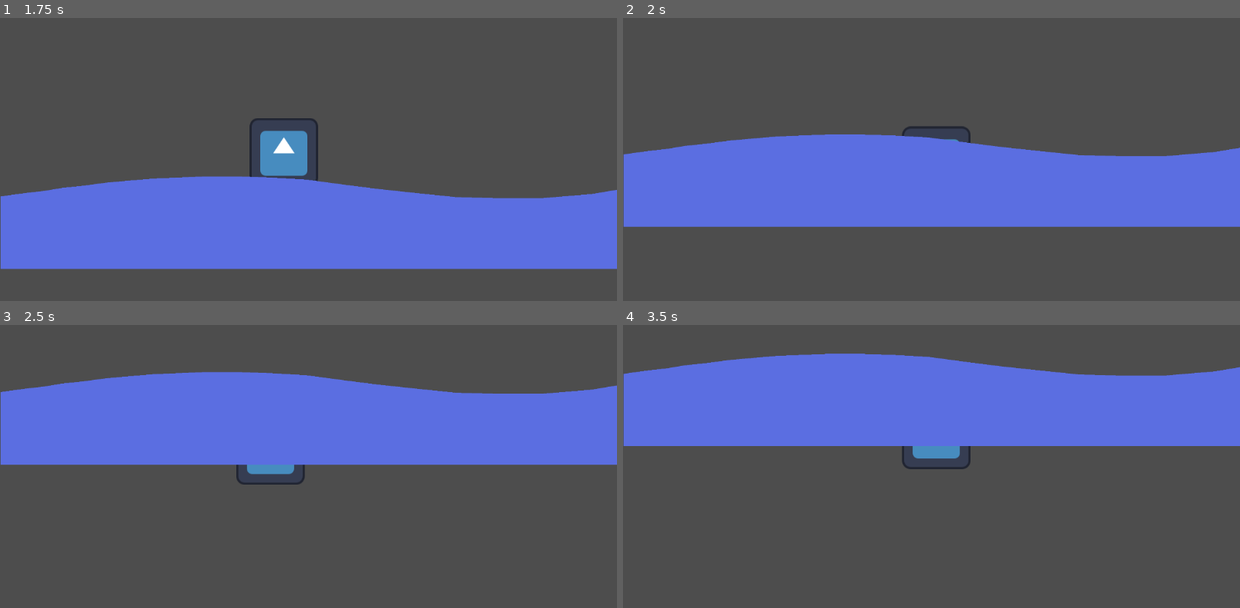
Above: before the commit, frames 1-4 (two rows, left to right).
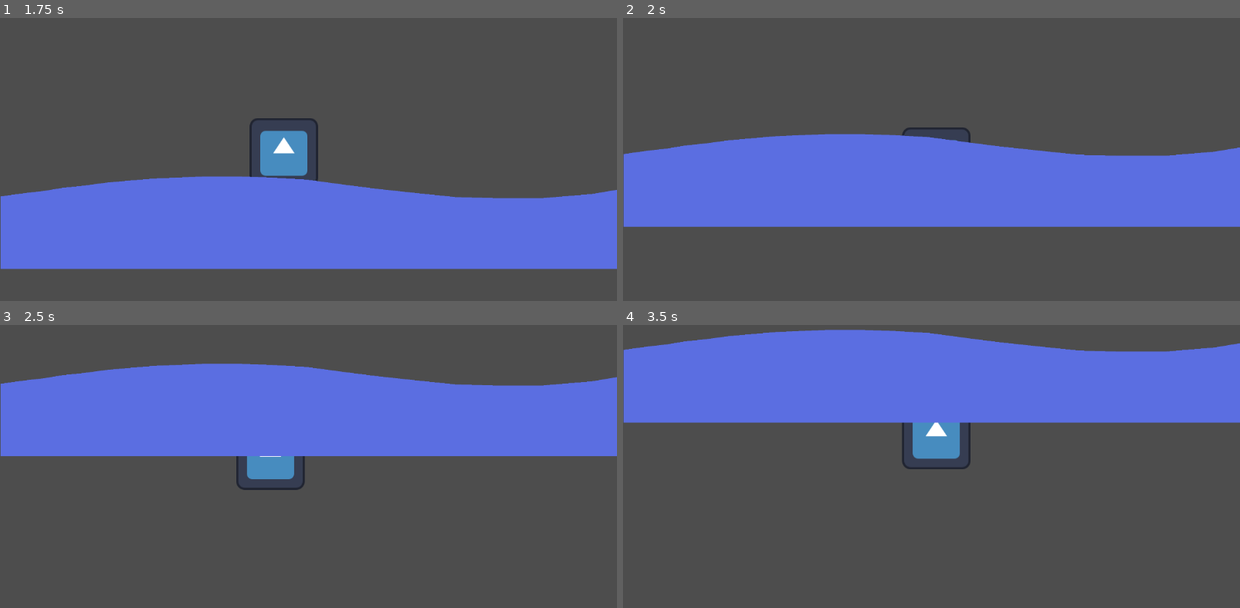
Above: after the commit, the same moments.

Repository: WilliamNord/underwater-explorer-godot
Game: Godot game, scene res://scenes/world.tscn
The game is run twice, just before and just after one commit, with the same random seed, the same clock (stepped at 60 frames per second) and the same inputs. The project has no main scene, so this scene is started directly. The engine's default icon, where the game draws it, is replaced by a stand-in: a white triangle on a blue panel in a dark square.
Inputs:
- Up to frame 1 (1.75 s): tap Enter (ui_accept) at 0.5, 0.77, 1.52 s; hold Right (ui_right) from 0.53 s (still down)
- Up to frame 2 (2 s): keep holding Right (ui_right)
- Up to frame 3 (2.5 s): release Right (ui_right) at 2.03 s; hold Left (ui_left) from 2.03 s (still down)
- Up to frame 4 (3.5 s): release Left (ui_left) at 2.78 s; hold Right (ui_right) from 2.78 s (still down); tap Enter (ui_accept) at 3.02 s

Frame 1 is identical in both runs. In frame 2, 0.3% of the frame differs, in the area x 0-100%, y 38-49%; in frame 3, 6.7%; in frame 4, 17%, in the area x 0-100%, y 1-43%.

Commit message:
tried to add acceleration under water
this dosent really work so i will try to find another way to do it.

Diff:
--- a/scripts/player.gd
+++ b/scripts/player.gd
@@ -3,6 +3,10 @@
 
 @export var SPEED = 300.0
 @export var JUMP_VELOCITY = -400.0
+@export var MAX_SPEED = 100
+
+var acceleration := 2.5
+var last_direction: float
 
 var is_swimming = false
 
@@ -12,8 +16,8 @@
 func _physics_process(delta: float) -> void:
 
 	if is_swimming:
-		velocity.y = move_toward(velocity.y, 0, 500 * delta)
-		velocity.x = move_toward(velocity.x, 0, 500 * delta)
+		velocity.y = move_toward(velocity.y, 0, 400 * delta)
+		velocity.x = move_toward(velocity.x, 0, 400 * delta)
 	else:
 		if not is_on_floor():
 			velocity += get_gravity() * delta
@@ -25,6 +29,8 @@
 	var direction := Input.get_axis("ui_left", "ui_right")
 	if direction:
 		velocity.x = direction * SPEED
+	elif is_swimming:
+		pass
 	else:
 		if not is_swimming:
 			velocity.x = move_toward(velocity.x, 0, SPEED)
@@ -60,3 +66,12 @@
 		print("grav is zero")
 	else:
 		print("grav is on")
+
+func calculate_speed(direction: float) -> void:
+	if last_direction == direction:
+		SPEED += acceleration
+	else:
+		SPEED = 0
+
+	if SPEED > MAX_SPEED:
+		SPEED = MAX_SPEED
